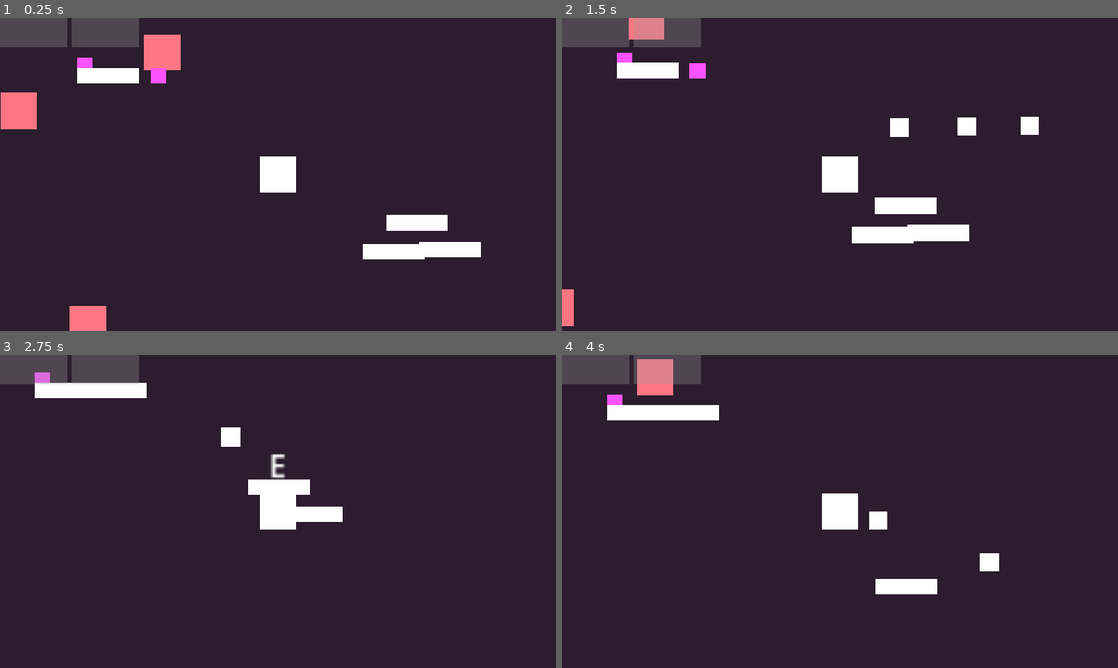
Above: before the commit, frames 1-4 (two rows, left to right).
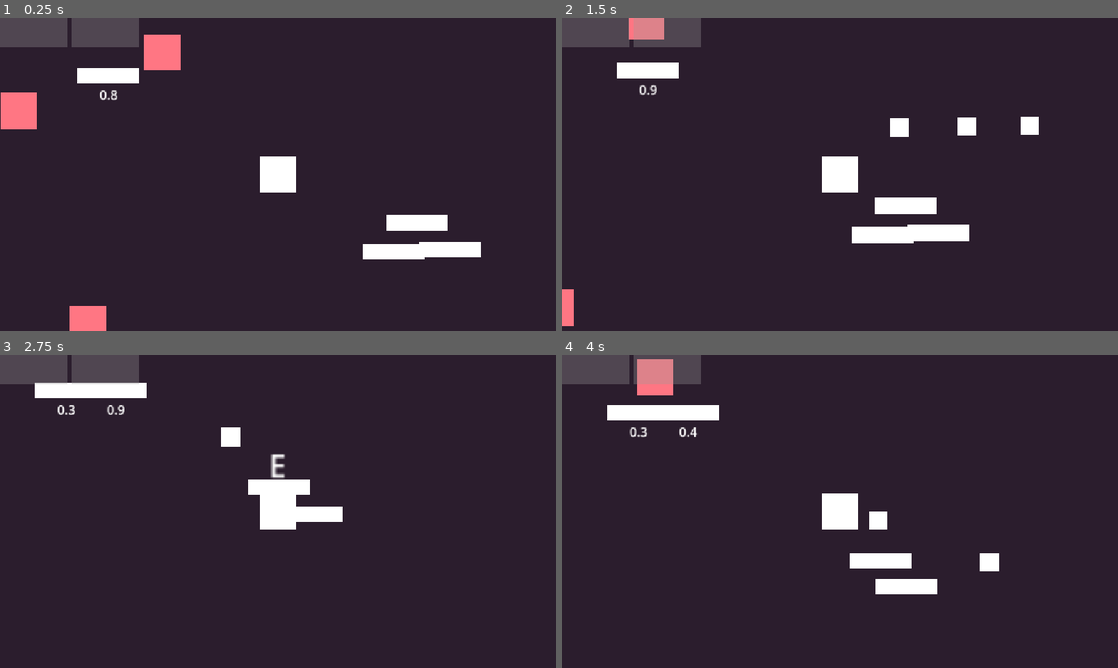
Above: after the commit, the same moments.

Repository: JeppeLindberg/thronelike
Game: Godot game, scene res://scenes/main.tscn
The game is run twice, just before and just after one commit, with the same random seed, the same clock (stepped at 60 frames per second) and the same inputs.
Inputs (mouse positions are in pixels of both pictures, inside the frame that each line leads up to):
- Up to frame 1 (0.25 s): no input
- Up to frame 2 (1.5 s): move the mouse to (962, 158) at 0.52 s; press the mouse at (962, 158) at 0.53 s; hold D (right) 0.53-1.28 s; tap E (pick_up) at 0.6 s; move the mouse to (728, 190) at 1.27 s; release the mouse at (728, 190) at 1.28 s; hold S (down) from 1.28 s (still down); click (728, 190) at 1.35 s
- Up to frame 3 (2.75 s): tap E (pick_up) at 1.55, 2.1 s; move the mouse to (333, 442) at 2.02 s; release S (down) at 2.03 s; press the mouse at (333, 442) at 2.03 s; hold D (right) from 2.03 s (still down)
- Up to frame 4 (4 s): move the mouse to (812, 574) at 2.77 s; release D (right) at 2.78 s; release the mouse at (812, 574) at 2.78 s; hold W (up) 2.78-3.53 s; click (812, 574) at 2.85 s; tap E (pick_up) at 3.05, 3.6 s; move the mouse to (1006, 558) at 3.52 s; press the mouse at (1006, 558) at 3.53 s; hold A (left) from 3.53 s (still down)

The runs differ from the first frame. In frame 1, 0.3% of the frame differs, in the area x 13-30%, y 12-27%; in frame 2, 0.3%; in frame 3, 0.2%; in frame 4, 0.8%, in the area x 8-63%, y 12-69%.

Commit message:
progress

Diff:
--- a/prefabs/pistol.tscn
+++ b/prefabs/pistol.tscn
@@ -10,9 +10,26 @@
 script = ExtResource("1_r1d3o")
 bullet_prefab = ExtResource("2_k7dr5")
 
-[node name="sprite" type="Sprite2D" parent="."]
+[node name="weapon_pistol" type="Node2D" parent="."]
+script = ExtResource("3_sa45d")
+
+[node name="ui_visual" type="Node2D" parent="."]
+
+[node name="sprite" type="Sprite2D" parent="ui_visual"]
 scale = Vector2(0.77619123, 0.20048957)
 texture = ExtResource("2_d8io5")
 
-[node name="weapon_pistol" type="Node2D" parent="."]
-script = ExtResource("3_sa45d")
+[node name="reload_progress" type="Label" parent="ui_visual"]
+offset_left = -19.319778
+offset_top = 12.074862
+offset_right = 20.680222
+offset_bottom = 35.07486
+text = "0.5"
+horizontal_alignment = 1
+vertical_alignment = 1
+
+[node name="ground_item_visual" type="Node2D" parent="."]
+
+[node name="sprite" type="Sprite2D" parent="ground_item_visual"]
+scale = Vector2(0.77619123, 0.20048957)
+texture = ExtResource("2_d8io5")
--- a/scenes/main.tscn
+++ b/scenes/main.tscn
@@ -7,7 +7,6 @@
 [ext_resource type="PackedScene" uid="uid://bbl44rkp8in1r" path="res://prefabs/ground_item.tscn" id="4_tbgi4"]
 [ext_resource type="PackedScene" uid="uid://c4lav48ipis5a" path="res://prefabs/pistol.tscn" id="6_tefeu"]
 [ext_resource type="Script" uid="uid://c5h4tkssfqmik" path="res://scripts/follow_canvas_control.gd" id="7_o6xl0"]
-[ext_resource type="Texture2D" uid="uid://c57etjq8lbbgd" path="res://sprites/white.png" id="8_tipki"]
 
 [sub_resource type="StyleBoxFlat" id="StyleBoxFlat_tefeu"]
 bg_color = Color(0.6, 0.6, 0.6, 0.33333334)
@@ -51,28 +50,13 @@
 script = ExtResource("7_o6xl0")
 target_control = NodePath("../../ui_canvas/ui_control/player")
 
-[node name="test" type="Sprite2D" parent="ui/player"]
-self_modulate = Color(1, 0.3254902, 1, 1)
-scale = Vector2(0.08106251, 0.08106251)
-texture = ExtResource("8_tipki")
-
 [node name="weapon_1" type="Node2D" parent="ui/player" node_paths=PackedStringArray("target_control")]
 script = ExtResource("7_o6xl0")
 target_control = NodePath("../../../ui_canvas/ui_control/player/weapons/weapon_1/pivot")
 
-[node name="test" type="Sprite2D" parent="ui/player/weapon_1"]
-self_modulate = Color(1, 0.3254902, 1, 1)
-scale = Vector2(0.08106251, 0.08106251)
-texture = ExtResource("8_tipki")
-
 [node name="weapon_2" type="Node2D" parent="ui/player" node_paths=PackedStringArray("target_control")]
 script = ExtResource("7_o6xl0")
 target_control = NodePath("../../../ui_canvas/ui_control/player/weapons/weapon_2/pivot")
-
-[node name="test" type="Sprite2D" parent="ui/player/weapon_2"]
-self_modulate = Color(1, 0.3254902, 1, 1)
-scale = Vector2(0.08106251, 0.08106251)
-texture = ExtResource("8_tipki")
 
 [node name="ui_canvas" type="CanvasLayer" parent="."]
 
--- a/scripts/player.gd
+++ b/scripts/player.gd
@@ -20,9 +20,8 @@
 var move_direction = Vector2.ZERO
 var bullet_timer = 0.0
 var current_ground_item = null
-var weapon_1 = null
-var weapon_2 = null
-var current_weapon_index = 0
+var weapons = [null, null]
+var current_weapon_index = -1
 
 const SPEED = 50.0
 const ACCEL = 1000.0
@@ -32,8 +31,6 @@
 func _ready() -> void:
 	var weapon = starting_weapon.instantiate()
 	pick_up_weapon(weapon)
-	weapon_1 = weapon
-	current_weapon_index = 1
 
 func _physics_process(delta: float) -> void:
 	_handle_input()
@@ -53,12 +50,8 @@
 	input_pick_up = Input.is_action_just_pressed('pick_up')
 
 func _handle_shooting(delta):
-	var current_weapon = null
-	if current_weapon_index == 1:
-		current_weapon = weapon_1
-	elif current_weapon_index == 2:
-		current_weapon = weapon_2
-	else:
+	var current_weapon = weapons[current_weapon_index]
+	if current_weapon == null:
 		return
 
 	current_weapon.shooting = input_shooting
@@ -98,23 +91,48 @@
 
 
 func pick_up_weapon(weapon):
-	if weapon_1 == null:
+	if weapons[0] == null:
 		if weapon.get_parent():
 			weapon.reparent(ui_weapon_1)
 		else:
 			ui_weapon_1.add_child(weapon)
-		weapon_1 = weapon
-		current_weapon_index = 1
+		weapons[0] = weapon
+		set_current_weapon(0)
 
-	elif weapon_2 == null:
+	elif weapons[1] == null:
 		if weapon.get_parent():
 			weapon.reparent(ui_weapon_2)
 		else:
 			ui_weapon_2.add_child(weapon)
-		weapon_2 = weapon
-		current_weapon_index = 2
+		weapons[1] = weapon
+		set_current_weapon(1)
 
 	else:
-		print('DROP CURRENT WEAPON')
+		weapons[current_weapon_index].is_current_weapon = false
+		weapons[current_weapon_index].turn_to_ground_item(global_position)
+
+		var target_ui = null
+		if current_weapon_index == 0:
+			target_ui = ui_weapon_1
+		elif current_weapon_index == 1:
+			target_ui = ui_weapon_2
+
+		if weapon.get_parent():
+			weapon.reparent(target_ui)
+		else:
+			target_ui.add_child(weapon)
+
+		weapons[current_weapon_index] = weapon
+		set_current_weapon(current_weapon_index)
 
 	weapon.position = Vector2.ZERO
+
+func set_current_weapon(new_weapon_index):
+	for weapon in weapons:
+		if weapon != null:
+			weapon.is_current_weapon = false
+
+	current_weapon_index = new_weapon_index
+
+	if weapons[current_weapon_index] != null:
+		weapons[current_weapon_index].is_current_weapon = true
--- a/scripts/weapon.gd
+++ b/scripts/weapon.gd
@@ -4,6 +4,9 @@
 @onready var main = get_node('/root/main')
 @onready var world = get_node('/root/main/world')
 @onready var mouse_follower = get_node('/root/main/mouse_follower')
+@onready var ui_visual = get_node('ui_visual')
+@onready var ground_item_visual = get_node('ground_item_visual')
+@onready var reload_progress = get_node('ui_visual/reload_progress')
 
 @export var bullets_per_second = 3.0
 
@@ -11,25 +14,35 @@
 
 
 var initialized = false
+var is_current_weapon = false
 var shooting = false
 var bullet_timer = 0.0
 
 
 func pick_up(player):
 	player.pick_up_weapon(self)
+	ui_visual.visible = true
+	ground_item_visual.visible = false
+
+func turn_to_ground_item(new_position, _new_velocity = Vector2.ZERO):
+	var new_ground_item = main.ground_item_prefab.instantiate()
+	world.add_child(new_ground_item)
+	new_ground_item.global_position = new_position
+	new_ground_item.add_item(self)
+	ui_visual.visible = false
+	ground_item_visual.visible = true
+
+	initialized = true
 
 func _process(_delta: float) -> void:
 	if not initialized:
 		if get_parent() == world:
-			var new_ground_item = main.ground_item_prefab.instantiate()
-			world.add_child(new_ground_item)
-			new_ground_item.global_position = global_position
-			new_ground_item.add_item(self)
-			initialized = true
-
+			turn_to_ground_item(global_position)
 
 func handle_shooting(player, delta):
 	bullet_timer += bullets_per_second * delta
+
+	reload_progress.text = str(clampf(roundf(bullet_timer * 10.0)/10.0, 0.0, 1.0))
 
 	if shooting == true:
 		if bullet_timer > 1.0:
Not shown: 1 places in scenes/main.tscn that only renumber resources
